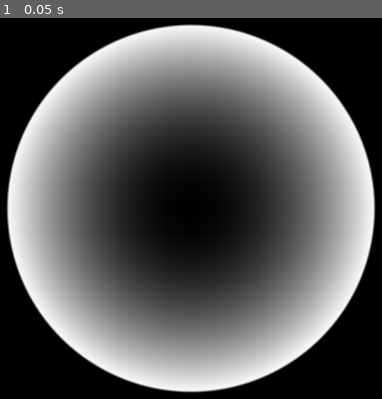
Above: before the commit, frame 1.
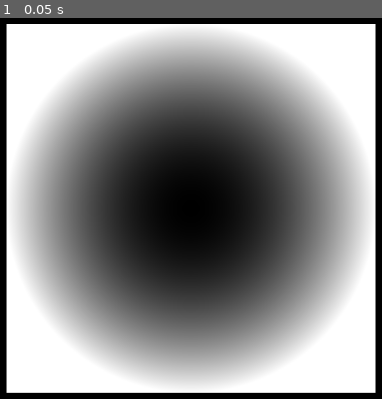
Above: after the commit, the same moment.

Repository: Ivorforce/Godot-Color-Banding
Game: Godot game, scene res://world.tscn
The game is run twice, just before and just after one commit, with the same random seed, the same clock (stepped at 60 frames per second) and the same inputs. The engine's default icon, where the game draws it, is replaced by a stand-in: a white triangle on a blue panel in a dark square.
Inputs:
- Up to frame 1 (0.05 s): no input

The runs differ from the first frame. In frame 1, 22% of the frame differs, in the area x 1-99%, y 1-99%.

Commit message:
Simplify a bit more.

Diff:
--- a/planet.gdshader
+++ b/planet.gdshader
@@ -7,10 +7,6 @@
 void fragment() {
 	float d = length_sq(UV - 0.5) * 4.0;
 
-	if (d > 1.0) {
-		discard;
-	}
-
 	// Baller antialiasing
-	COLOR = vec4(vec3(1.0), min(40.0 - d * 40.0, d));
+	COLOR = vec4(vec3(1.0), d);
 }
